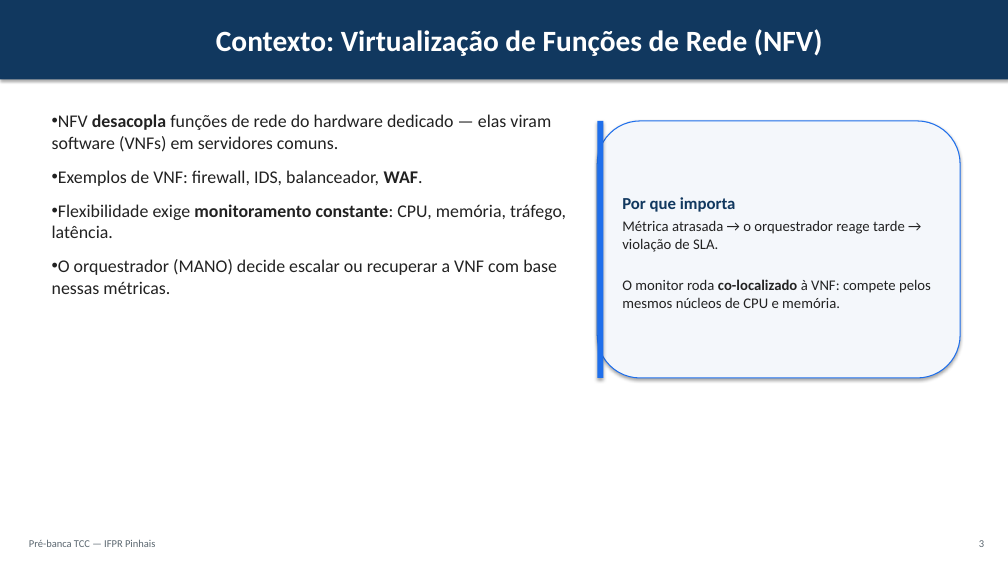
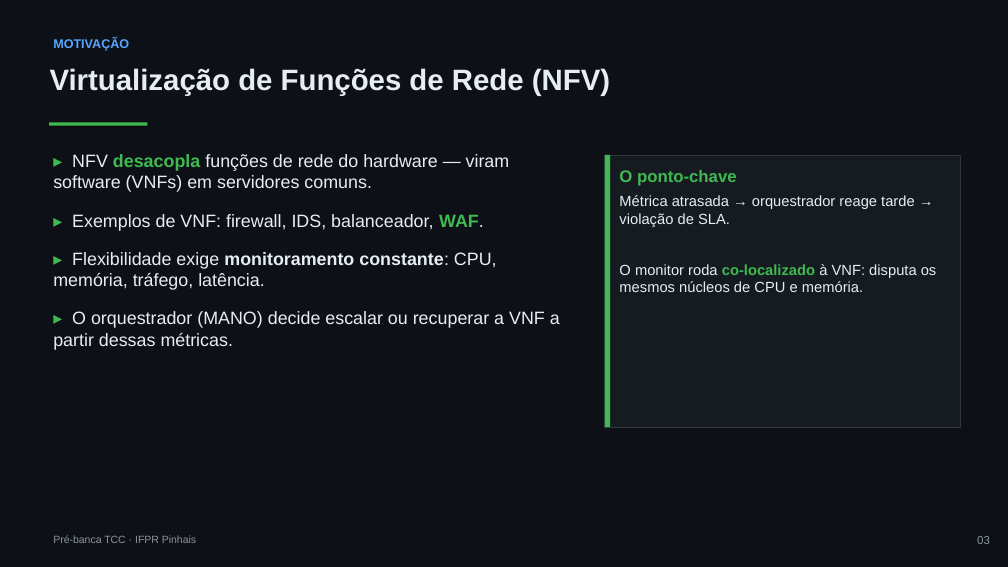
Before and after one commit to joaopedroplinta/vnf-monitoring-benchmark, a slide deck: slide 3 of docs/apresentacao/apresentacao_tcc.pptx. Drawn at 1008x567 pixels with LibreOffice and Linux fonts; fonts in the diff are those of the drawing. Boxes give left, top, right and bottom in pixels: in the first picture for what was removed or moved away, otherwise in the second. Text is boxed around its words. In the diff, an @@ line names an element or a change of style, - is before the commit and + after.

Commit message:
docs: redesenhar slides da pre-banca com tema escuro
Aplica tema escuro tech (fundo grafite, acentos neon verde/azul/laranja)
no gerador PPTX e no HTML reveal.js. Corrige sobreposicoes trocando a
fonte para Arial e ligando auto-ajuste de texto nas caixas. Aperta
fontes e espacamentos no HTML para o conteudo caber sem corte na altura
fixa do slide.

```diff
--- a/docs/apresentacao/apresentacao_tcc.pptx
+++ b/docs/apresentacao/apresentacao_tcc.pptx
@@ background #FFFFFF to #0D1117 @@
@@ text "Virtualização de Funções de Rede ...": place and size @@
-text "Virtualização de Funções de Rede ..." at box(0, 0, 1008, 79)
+text "Virtualização de Funções de Rede ..." at box(50, 68, 610, 96)
@@ text "Virtualização de Funções de Rede ..." at box(50, 68, 610, 96): vertical alignment middle to top; fill #11385F to none; shadow off @@
@@ text added at box(53, 38, 129, 51), 12 pt, text #58A6FF, bold @@
+MOTIVAÇÃO
@@ text at box(50, 68, 610, 96): text changed; font Calibri to Arial; text colour #FFFFFF to #E6EDF3 @@
-Contexto: Virtualização de Funções de Rede (NFV)
+Virtualização de Funções de Rede (NFV)
@@ rectangle added at box(49, 123, 147, 126), fill #3FB950 @@
@@ text at box(53, 154, 560, 350): text changed; font Calibri to Arial; text colour #222222 to #E6EDF3 @@
-• NFV desacopla funções de rede do hardware dedicado — elas viram software (VNFs) em servidores comuns.
-• Exemplos de VNF: firewall, IDS, balanceador, WAF.
-• Flexibilidade exige monitoramento constante: CPU, memória, tráfego, latência.
-• O orquestrador (MANO) decide escalar ou recuperar a VNF com base nessas métricas.
+▸ NFV desacopla funções de rede do hardware — viram software (VNFs) em servidores comuns.
+▸ Exemplos de VNF: firewall, IDS, balanceador, WAF.
+▸ Flexibilidade exige monitoramento constante: CPU, memória, tráfego, latência.
+▸ O orquestrador (MANO) decide escalar ou recuperar a VNF a partir dessas métricas.
@@ rectangle "O ponto-chave": place and size @@
-rectangle "O ponto-chave" at box(597, 121, 960, 378)
+rectangle "O ponto-chave" at box(605, 155, 960, 427)
@@ rectangle "O ponto-chave" at box(605, 155, 960, 427): vertical alignment middle to top; rounded rectangle to rectangle; fill #F4F7FB to #161B22; outline #1F6FEB 1 pt to #30363D 0.75 pt; shadow off @@
@@ rectangle: place and size @@
-rectangle at box(597, 121, 603, 378)
+rectangle at box(605, 155, 610, 427)
@@ rectangle at box(605, 155, 610, 427): fill #1F6FEB to #3FB950; shadow off @@
@@ text in rectangle at box(619, 170, 937, 292): text changed; font Calibri to Arial; text colour #222222 to #E6EDF3 @@
-Por que importa
-Métrica atrasada → o orquestrador reage tarde → violação de SLA.
-O monitor roda co-localizado à VNF: compete pelos mesmos núcleos de CPU e memória.
+O ponto-chave
+Métrica atrasada → orquestrador reage tarde → violação de SLA.
+O monitor roda co-localizado à VNF: disputa os mesmos núcleos de CPU e memória.
@@ text at box(53, 535, 196, 543): text changed; font Calibri to Arial; text colour #5B6770 to #8B949E @@
-Pré-banca TCC — IFPR Pinhais
+Pré-banca TCC · IFPR Pinhais
@@ text added at box(977, 536, 990, 544), 11 pt, text #8B949E @@
+03
@@ text removed at box(979, 540, 984, 547) @@
-3
```
Also in this commit, not shown: 18 other slides changed, 2 other files.
